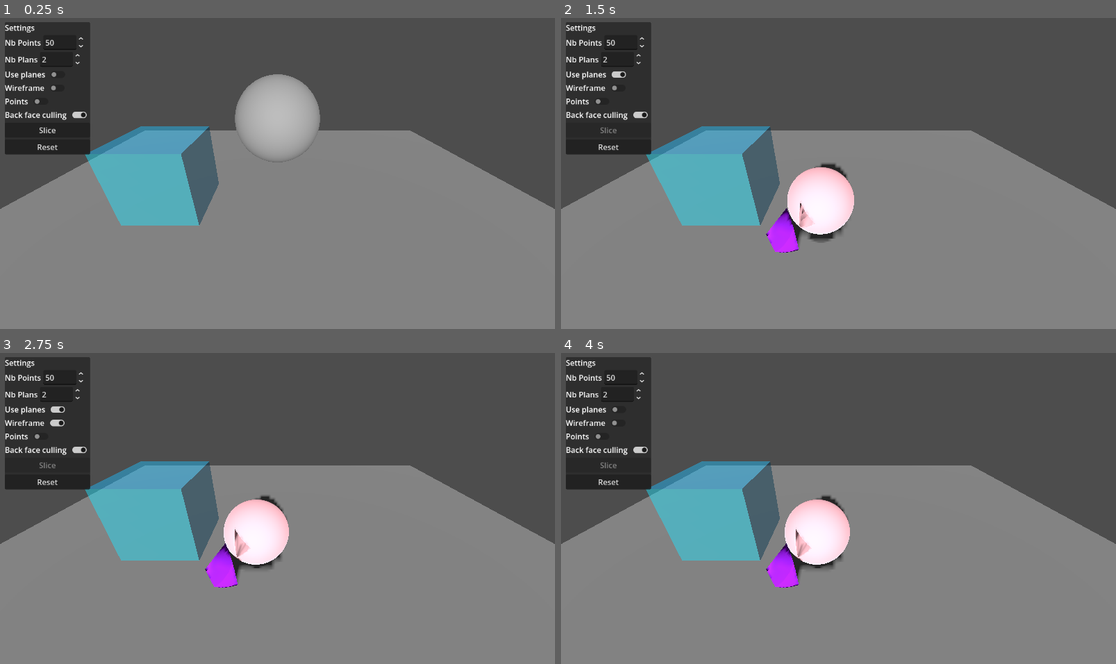
Above: before the commit, frames 1-4 (two rows, left to right).
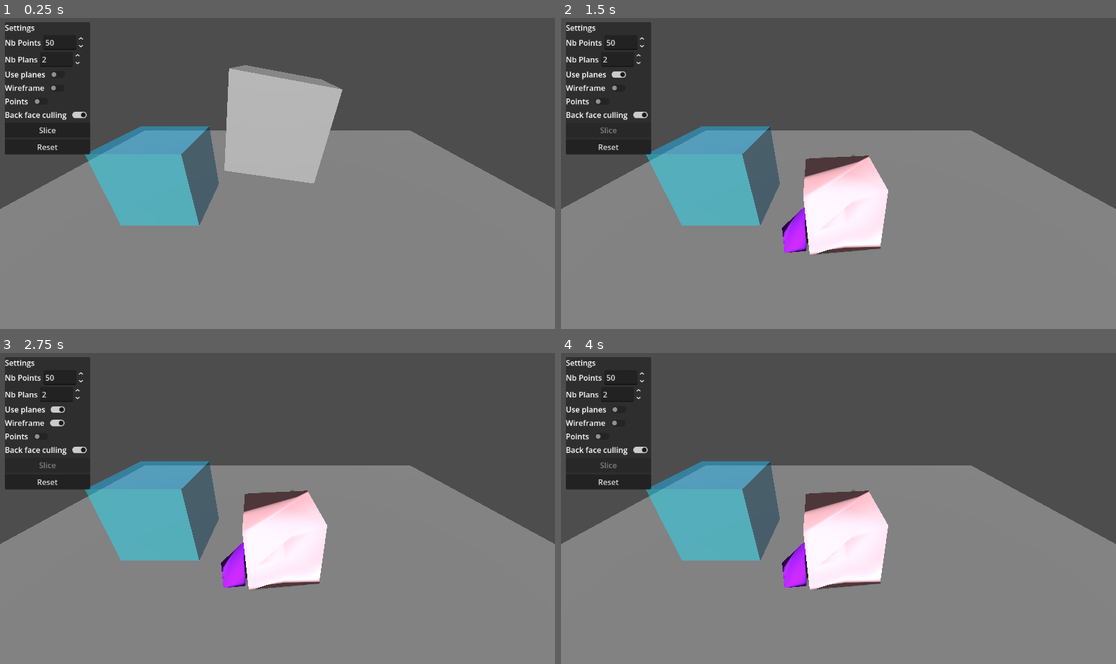
Above: after the commit, the same moments.

Repository: Rashnain/TER-2026
Game: Godot game, scene res://scenes/test.tscn
The game is run twice, just before and just after one commit, with the same random seed, the same clock (stepped at 60 frames per second) and the same inputs.
Inputs (mouse positions are in pixels of both pictures, inside the frame that each line leads up to):
- Up to frame 1 (0.25 s): no input
- Up to frame 2 (1.5 s): click "Slice" at 0.5 s; click (616, 73) at 1.25 s
- Up to frame 3 (2.75 s): click (55, 424) at 2 s
- Up to frame 4 (4 s): click (616, 408) at 2.75 s; click (616, 424) at 3.5 s

The runs differ from the first frame. In frame 1, 3.8% of the frame differs, in the area x 15-62%, y 15-67%; in frame 2, 4.0%; in frame 3, 4.4%, in the area x 15-59%, y 35-77%; in frame 4, 4.4%.

Commit message:
Update remplissage de faces (probleme a partir de 8-9)

Diff:
--- a/projet/ter/scenes/test.tscn
+++ b/projet/ter/scenes/test.tscn
@@ -10,7 +10,7 @@
 [sub_resource type="PlaneMesh" id="PlaneMesh_errlg"]
 size = Vector2(5, 5)
 
-[sub_resource type="SphereMesh" id="SphereMesh_errlg"]
+[sub_resource type="BoxMesh" id="BoxMesh_errlg"]
 
 [sub_resource type="BoxShape3D" id="BoxShape3D_iyx0m"]
 
@@ -63,7 +63,7 @@
 transform = Transform3D(0.9861093, 0.16609757, 0, -0.16609757, 0.9861093, 0, 0, 0, 1, 0, 0, 0)
 
 [node name="MeshInstance3D" type="MeshInstance3D" parent="pieces/RigidBody3D" unique_id=578243330]
-mesh = SubResource("SphereMesh_errlg")
+mesh = SubResource("BoxMesh_errlg")
 
 [node name="CollisionShape3D" type="CollisionShape3D" parent="pieces/RigidBody3D" unique_id=292209534]
 shape = SubResource("BoxShape3D_iyx0m")
--- a/projet/ter/scripts/clip_polygon.gd
+++ b/projet/ter/scripts/clip_polygon.gd
@@ -1,5 +1,16 @@
 extends Node
 class_name ClipPolygon
+
+static func is_point_inside_mesh(point: Vector3, mdt: MeshDataTool) -> bool:
+	var ray_dir = Vector3(1, 0, 0) # direction arbitraire
+	var count = 0
+	for f in range(mdt.get_face_count()):
+		var a = mdt.get_vertex(mdt.get_face_vertex(f, 0))
+		var b = mdt.get_vertex(mdt.get_face_vertex(f, 1))
+		var c = mdt.get_vertex(mdt.get_face_vertex(f, 2))
+		if Geometry3D.ray_intersects_triangle(point, ray_dir, a, b, c) != null:
+			count += 1
+	return count % 2 == 1
 
 
 static func determinant(v1: Vector2, v2: Vector2) -> float:
--- a/projet/ter/scripts/mesh_slicer.gd
+++ b/projet/ter/scripts/mesh_slicer.gd
@@ -46,6 +46,7 @@
 	print("mesh faces count = ", mdt.get_face_count())
 
 	var intersection_points : PackedVector3Array = []
+	var intersection_edges : Array = [] #sauvegarde les segments pour recréer les boucles
 
 	var start := Time.get_ticks_msec()
 	for i in range(mdt.get_face_count()):
@@ -74,9 +75,19 @@
 		if poly_left.size() >= 3:
 			add_poly_to_st(st_left, poly_left)
 			if use_planes:
-				for p in poly_left:
-					if abs(plane.distance_to(p)) < 0.001:
-						intersection_points.append(p)
+				for j in range(poly_left.size()):
+					var p_curr = poly_left[j]
+					var p_next = poly_left[(j + 1) % poly_left.size()]
+					var dist_curr = abs(plane.distance_to(p_curr))
+					var dist_next = abs(plane.distance_to(p_next))
+
+					# recup les points
+					if dist_curr < 0.001:
+						intersection_points.append(p_curr)
+
+					# recup les segments connectes pour concave
+					if dist_curr < 0.001 and dist_next < 0.001:
+						intersection_edges.append([p_curr, p_next])
 
 		if use_planes:
 			if poly_right.size() >= 3:
@@ -88,8 +99,9 @@
 	print("mesh slicing = ", delta, " ms")
 
 	if use_planes && intersection_points.size() >= 3:
-		PieceCreator.fill_cut_hole(st_left, intersection_points, plane)
-		PieceCreator.fill_cut_hole(st_right, intersection_points, -plane)
+		# Utilisation de la nouvelle fonction qui gère le concave
+		PieceCreator.fill_cut_hole_concave(st_left, intersection_edges, plane)
+		PieceCreator.fill_cut_hole_concave(st_right, intersection_edges, -plane)
 	else:
 		var mdt2 = MeshDataTool.new()
 		var array = st_left.commit_to_arrays()
@@ -107,21 +119,13 @@
 		print("point après déduplication = ", deduplicated_points.size())
 		for i in range(0, len(clip_indices), 3):
 			start = Time.get_ticks_msec()
-			#i = 2 * 3
 			var triangle := [clip_tetrahedron[clip_indices[i]], clip_tetrahedron[clip_indices[i + 1]], clip_tetrahedron[clip_indices[i + 2]]]
 			var ab = triangle[1] - triangle[0]
 			var ac = triangle[2] - triangle[0]
 			var normal = ac.cross(ab).normalized()
-			#var normal = ab.cross(ac).normalized()
-			#print("normal = ", normal)
 			var plane2 = Plane(normal, triangle[0])
 			intersection_points.clear()
-			#var mean = (triangle[2] + triangle[1] + triangle[2]) / 3
-			#print("points = ", mdt2.get_vertex_count())
 			for p in deduplicated_indexes:
-				#print(ClipPolygon.distance_to_triangle(mdt2.get_vertex(p), triangle))
-				#if abs(Plane(normal, mean).distance_to(mdt2.get_vertex(p))) < 0.001 \
-					#&& ClipPolygon.distance_to_triangle(mdt2.get_vertex(p), triangle) < 0.001:
 				if ClipPolygon.distance_to_triangle(mdt2.get_vertex(p), triangle) < 0.001:
 					intersection_points.append(mdt2.get_vertex(p))
 			delta = Time.get_ticks_msec() - start
@@ -129,11 +133,8 @@
 			print("intersection points sans clipper = ", intersection_points.size())
 			start = Time.get_ticks_msec()
 			for v in triangle:
-				#v = triangle[1]
-				#if ClipPolygon.is_point_inside_mesh(v, mdt2):
 				var inside := true
 				var distances: Array[float] = []
-				# TODO dédupliquer ici (marchera peut être pas)
 				for v2 in range(mdt.get_vertex_count()):
 					distances.append((mdt.get_vertex(v2) - v).length_squared())
 
@@ -142,7 +143,6 @@
 				for closest_index in closest_vertex:
 					if visualizer.points_node2.visible:
 						visualizer.show_points_3d([mdt.get_vertex(closest_index)], Color.RED, visualizer.points_node2)
-					#print("closest_vertex is ", closest_vertex)
 
 					for t in mdt.get_vertex_faces(closest_index):
 						if visualizer.points_node2.visible:
@@ -155,9 +155,7 @@
 							break
 
 				if inside:
-					#print("v ", v, " is inside the mesh")
 					intersection_points.append(v)
-				#break
 			print("intersection points = ", intersection_points.size())
 			delta = Time.get_ticks_msec() - start
 			print("compute intersection clipper = ", delta, " ms")
@@ -166,7 +164,6 @@
 					visualizer.show_points_3d(intersection_points, Color.RED, visualizer.points_node2)
 				PieceCreator.fill_cut_hole(st_left, intersection_points, plane2)
 				PieceCreator.fill_cut_hole(st_right, intersection_points, -plane2)
-			#break
 
 	var mesh_left = finalize_st(st_left)
 	var mesh_right = finalize_st(st_right)
--- a/projet/ter/scripts/piece_creator.gd
+++ b/projet/ter/scripts/piece_creator.gd
@@ -44,8 +44,75 @@
 
 	var delta := Time.get_ticks_msec() - start
 	print("fill_cut_hole = ", delta, " ms")
+	#LA IL FAUT RAJOUTER POUR LES UVs MAIS DUR A OPTI
 
-	#LA IL FAUT RAJOUTER POUR LES UVs MAIS DUR A OPTI
+#pour les meshs concaves !!!
+static func fill_cut_hole_concave(st: SurfaceTool, edges: Array, plane: Plane):
+	var start := Time.get_ticks_msec()
+	if edges.is_empty(): return
+
+	# on fait des boucles avec les aretes
+	var loops := []
+	var remaining_edges = edges.duplicate()
+
+	while remaining_edges.size() > 0:
+		var current_loop = PackedVector3Array()
+		var edge = remaining_edges.pop_front()
+		current_loop.append(edge[0])
+		current_loop.append(edge[1])
+
+		var closed = false
+		while not closed and remaining_edges.size() > 0:
+			var found_next = false
+			var last_pt = current_loop[-1]
+			for i in range(remaining_edges.size()):
+				var e = remaining_edges[i]
+				if last_pt.distance_to(e[0]) < 0.001:
+					current_loop.append(e[1])
+					remaining_edges.remove_at(i)
+					found_next = true
+					break
+				elif last_pt.distance_to(e[1]) < 0.001:
+					current_loop.append(e[0])
+					remaining_edges.remove_at(i)
+					found_next = true
+					break
+			if not found_next:
+				break
+			if current_loop[0].distance_to(current_loop[-1]) < 0.001:
+				closed = true
+		loops.append(current_loop)
+
+	# plan proj
+	var v_up := plane.normal.cross(Vector3.RIGHT if abs(plane.normal.x) < 0.9 else Vector3.FORWARD).normalized()
+	var v_right := plane.normal.cross(v_up).normalized()
+
+	# on triangule chaque trous
+	for loop in loops:
+		var loop_points = loop
+		#enleve le dernier point car pas necessaire
+		if loop_points.size() > 0 and loop_points[0].distance_to(loop_points[-1]) < 0.001:
+			loop_points.remove_at(loop_points.size() - 1)
+
+		if loop_points.size() < 3:
+			continue
+
+		var points_2d := PackedVector2Array()
+		for p in loop_points:
+			points_2d.append(Vector2(p.dot(v_right), p.dot(v_up)))
+
+		var indices := Geometry2D.triangulate_polygon(points_2d)
+		if indices.is_empty():
+			continue
+
+		for i in range(0, indices.size(), 3):
+			st.add_vertex(loop_points[indices[i]])
+			st.add_vertex(loop_points[indices[i+1]])
+			st.add_vertex(loop_points[indices[i+2]])
+
+	var delta := Time.get_ticks_msec() - start
+	print("fill_cut_hole_concave = ", delta, " ms")
+
 
 func create_piece(m: Mesh, t: Transform3D, velocity: Vector3, offset: Vector3, is_left: bool, impact_point: Vector3 = Vector3.ZERO) -> MeshInstance3D:
 	var start := Time.get_ticks_msec()
@@ -65,7 +132,6 @@
 		return null
 
 	var mat := StandardMaterial3D.new()
-	# Correction Aliasing : textures et ombres
 	mat.shading_mode = BaseMaterial3D.SHADING_MODE_PER_PIXEL
 	mat.albedo_color = Color.PURPLE if is_left else Color.PINK
 
